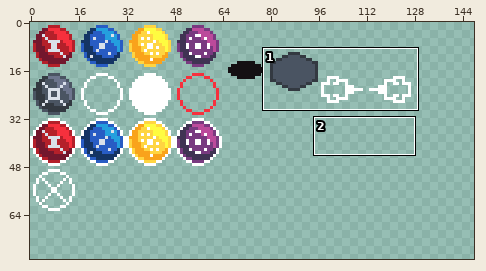
Edited in one commit: pixel-art file (asset/gfx/ingame.ase). The picture above shows the old version from afar; the outline marks the close-up.
Close-up. Earlier state:
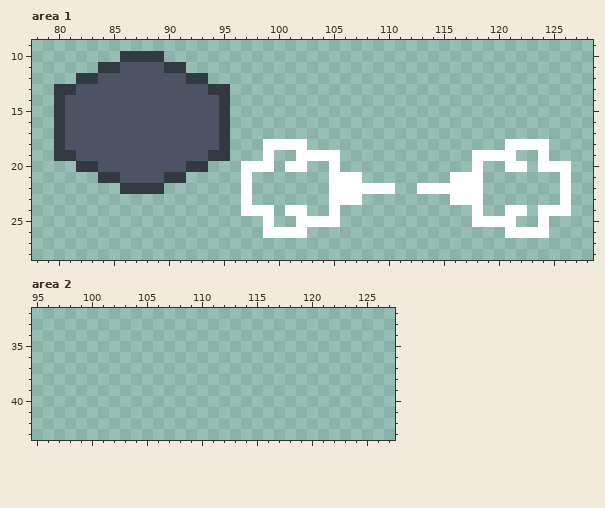
256x256 pixels, 1 frame. Shown: area 1: x 78..128, y 9..28; area 2: x 95..127, y 32..43. The wide view leaves out empty margins. The commit also changed other parts of the picture, which this record leaves out.
Once edited:
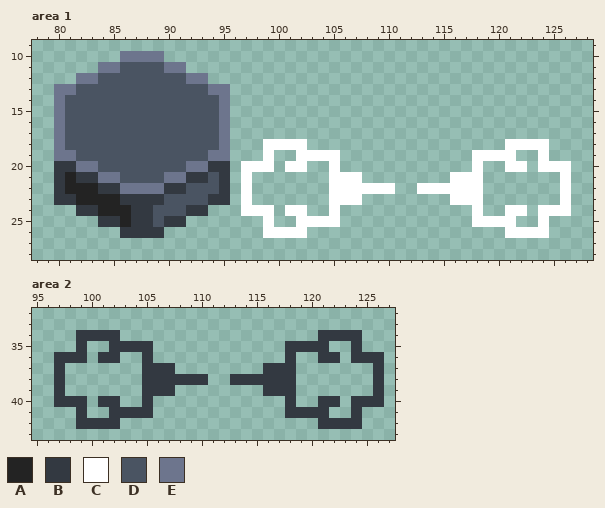
Palette (. is transparent): A #232323  B #333941  C #ffffff  D #4a5462  E #6d758d
The edit:
Area 1, layer "Layer 1":
y 10: x 86..89 BBBB -> EEEE
y 11: x 84..85 BB -> EE; x 90..91 BB -> EE
y 12: x 82..83 BB -> EE; x 92..93 BB -> EE
y 13: x 80..81 BB -> EE; x 94..95 BB -> EE
y 14..18: x 80 B -> E; x 95 B -> E
y 19: x 80..81 BB -> EE; x 94..95 BB -> EE
y 20: x 80..83 ..BB -> BBEE; x 92..95 BB.. -> EEBB
y 21: x 80..85 ....BB -> BABBEE; x 90..95 BB.... -> EEBBDB
y 22: x 80..95 ......BBBB...... -> BAAABBEEEEBBDDDB
y 23: x 80..95 ................ -> BBAAAABBBBDDDDBB
y 24: x 82..93 ............ -> BBAAABBDDDBB
y 25: x 84..91 ........ -> BBABBDBB
y 26: x 86..89 .... -> BBBB
Area 2, layer "Layer 1":
y 34: x 99..102 .... -> BBBB; x 121..124 .... -> BBBB
y 35: x 99 . -> B; x 102..105 .... -> BBBB; x 118..121 .... -> BBBB; x 124 . -> B
y 36: x 97..99 ... -> BBB; x 101..102 .. -> BB; x 105 . -> B; x 118 . -> B; x 121..122 .. -> BB; x 124..126 ... -> BBB
y 37: x 97 . -> B; x 105..107 ... -> BBB; x 116..118 ... -> BBB; x 126 . -> B
y 38: x 97 . -> B; x 105..110 ...... -> BBBBBB; x 113..118 ...... -> BBBBBB; x 126 . -> B
y 39: x 97 . -> B; x 105..107 ... -> BBB; x 116..118 ... -> BBB; x 126 . -> B
y 40: x 97..99 ... -> BBB; x 101..102 .. -> BB; x 105 . -> B; x 118 . -> B; x 121..122 .. -> BB; x 124..126 ... -> BBB
y 41: x 99 . -> B; x 102..105 .... -> BBBB; x 118..121 .... -> BBBB; x 124 . -> B
y 42: x 99..102 .... -> BBBB; x 121..124 .... -> BBBB
Pixel boxes of the changes (left, top, right, bottom) in both close-ups:
changed: (54, 51, 230, 238)
added: (54, 330, 384, 429)
